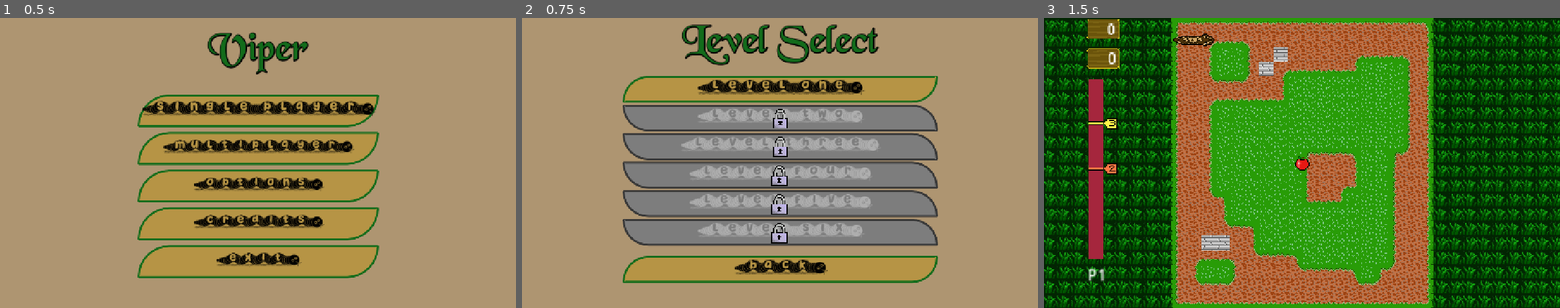
Above: before the commit, frames 1-3 (left to right).
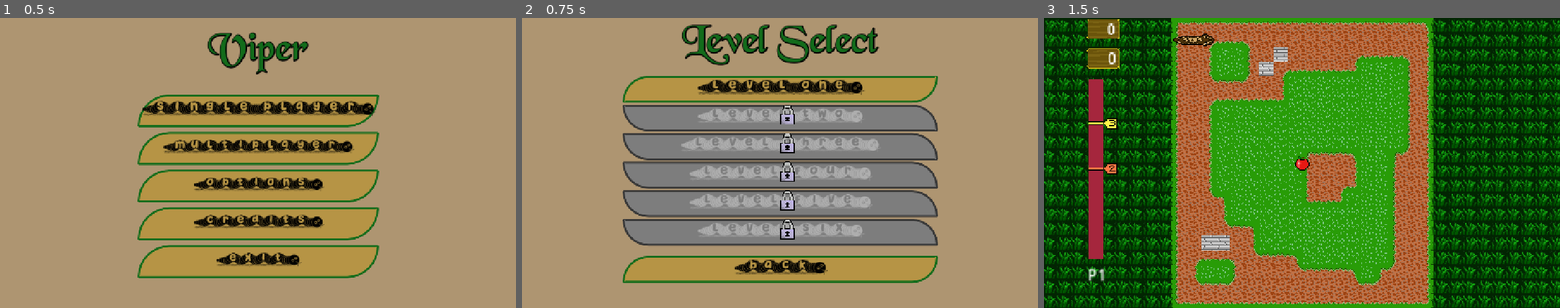
Above: after the commit, the same moments.

Repository: B-nce/Snake
Game: Godot game, scene res://scenes/main_menu_scene/main_menu.tscn
Same seed, same stepped clock (60 frames per second), same inputs: the game is played once before the commit and once after it.
Inputs:
- Up to frame 1 (0.5 s): no input
- Up to frame 2 (0.75 s): click "(Single Player)" at 0.5 s
- Up to frame 3 (1.5 s): click "(Level one)" at 1.25 s

Frame 1 is identical in both runs. In frame 2, 1.1% of the frame differs, in the area x 48-53%, y 30-78%; in frame 3, nothing differs.

Commit message:
level select part

Diff:
--- a/snake/constants.gd
+++ b/snake/constants.gd
@@ -28,6 +28,7 @@
 const DATA_SELECTED_SKIN_PATH_2: StringName = "selected_skin_path_2"
 const DATA_SELECTED_SKIN_PATH_3: StringName = "selected_skin_path_3"
 const DATA_SELECTED_SKIN_PATH_4: StringName = "selected_skin_path_4"
+const DATA_LVL: StringName = "lvl"
 const DATA_LVL_1: StringName = "lvl1"
 const DATA_LVL_2: StringName = "lvl2"
 const DATA_LVL_3: StringName = "lvl3"
@@ -39,6 +40,7 @@
 const LVL_4_PREREQUISITE: int = 70
 const LVL_5_PREREQUISITE: int = 90
 const LVL_6_PREREQUISITE: int = 150
+const LVL_PREREQUISITES: Dictionary = {DATA_LVL_2:50,DATA_LVL_3:60,DATA_LVL_4:70,DATA_LVL_5:90,DATA_LVL_6:150}
 const ALBINO_BALL_PYTHON_PREREQUISITE: int = 40
 const ALBINO_BOA_PREREQUISITE: int = 60
 const ALBINO_BURMESE_PYTHON_PREREQUISITE: int = 50
--- a/snake/scenes/level_4/level_4.tscn
+++ b/snake/scenes/level_4/level_4.tscn
@@ -7,16 +7,16 @@
 [node name="Level" parent="." instance=ExtResource("1_5ixg2")]
 level_name = "lvl4"
 
-[node name="Background" parent="Level" index="1"]
+[node name="Background" parent="Level" index="4"]
 tile_map_data = PackedByteArray("AAD//wAAAgAAAAEAAAD+/wEAAgAAAAEAAAD+/wIAAgAAAAEAAAD9/wIAAgAAAAEAAAD8/wMAAgAAAAEAAAD8/w …(13680 unchanged characters)…
 
-[node name="Floor" parent="Level" index="2"]
+[node name="Floor" parent="Level" index="5"]
 tile_map_data = PackedByteArray("AAAAAAAABgAAAAAAAAAAAAEABgAAAAAAAAABAAAABgAAAAAAAAABAAEABgAAAAAAAAACAAAABgAAAAAAAAACAA …(5680 unchanged characters)…
 
-[node name="Wall" parent="Level" index="3"]
+[node name="Wall" parent="Level" index="6"]
 tile_map_data = PackedByteArray("AAAGAAQAAAAGAAAAAAAHAAQAAAAGAAAAAAAIAAQAAAAGAAAAAAAJAAQAAAAGAAAAAAAKAAQAAAAGAAAAAAALAA …(208 unchanged characters)…
 
-[node name="Grass" parent="Level" index="4"]
+[node name="Grass" parent="Level" index="7"]
 texture_filter = 1
 tile_map_data = PackedByteArray("AADr/wAABQAAAAAAAADr/wEABQAAAAAAAADr/wIABQAAAAAAAADr/wMABQAAAAAAAADr/wQABQAAAAAAAADr/w …(13680 unchanged characters)…
 
--- a/snake/scenes/level_5/level_5.tscn
+++ b/snake/scenes/level_5/level_5.tscn
@@ -7,16 +7,16 @@
 [node name="Level" parent="." instance=ExtResource("1_u38ja")]
 level_name = "lvl5"
 
-[node name="Background" parent="Level" index="1"]
+[node name="Background" parent="Level" index="4"]
 tile_map_data = PackedByteArray("AAASAAAABQABAAEAAAASAAEABQABAAEAAAASAAIABQABAAEAAAASAAMABQABAAEAAAASAAQABQABAAEAAAASAA …(15600 unchanged characters)…
 
-[node name="Floor" parent="Level" index="2"]
+[node name="Floor" parent="Level" index="5"]
 tile_map_data = PackedByteArray("AAAAAAAABQADAAAAAAAAAAEABQADAAEAAAAAAAIABQADAAEAAAAAAAMABQADAAEAAAAAAAQABQADAAEAAAAAAA …(5680 unchanged characters)…
 
-[node name="Wall" parent="Level" index="3"]
+[node name="Wall" parent="Level" index="6"]
 tile_map_data = PackedByteArray("AAAHAAMAAQAGAAAAAAAIAAMAAQAGAAAAAAAJAAMAAQAGAAAAAAAPAAkAAQAGAAAAAAAKAAMAAQAGAAAAAAACAA …(336 unchanged characters)…
 
-[node name="Grass" parent="Level" index="4"]
+[node name="Grass" parent="Level" index="7"]
 tile_map_data = PackedByteArray("AADn/wAABAAAAAAAAADn/wEABAAAAAAAAADn/wIABAAAAAAAAADn/wMABAAAAAAAAADn/wQABAAAAAAAAADn/w …(15600 unchanged characters)…
 
 [editable path="Level"]
--- a/snake/scenes/level_select/level_select.gd
+++ b/snake/scenes/level_select/level_select.gd
@@ -4,11 +4,7 @@
 func _ready() -> void:
 	if Global.number_of_players > 1:
 		return
-	set_level_2_disability()
-	set_level_3_disability()
-	set_level_4_disability()
-	set_level_5_disability()
-	set_level_6_disability()
+	set_level_disability()
 
 
 func _on_back_button_pressed() -> void:
@@ -43,51 +39,24 @@
 func _on_level_6_button_pressed() -> void:
 	Global.previous_scene_paths.push_front(self.scene_file_path)
 	get_tree().change_scene_to_file("res://scenes/level_6/level_6.tscn")
-func set_level_2_disability() -> void:
-	if Global.get_high_score(Constants.DATA_LVL_1) >= Constants.LVL_2_PREREQUISITE:
-		%Level2Button.disabled = false
-		%Level2Button.tooltip_text = ""
-	else:
-		%Level2Button.tooltip_text = "To unlock get a high score of at least 50 on level 1."
-		%Level2Button.disabled = true
-		%Level2Lock.visible = true
 
 
-func set_level_3_disability() -> void:
-	if Global.get_high_score(Constants.DATA_LVL_2) >= Constants.LVL_3_PREREQUISITE:
-		%Level3Button.disabled = false
-		%Level3Button.tooltip_text = ""
-	else:
-		%Level3Button.tooltip_text = "To unlock get a high score of at least 60 on level 2."
-		%Level3Button.disabled = true
-		%Level3Lock.visible = true
-
-
-func set_level_4_disability() -> void:
-	if Global.get_high_score(Constants.DATA_LVL_4) >= Constants.LVL_4_PREREQUISITE:
-		%Level4Button.disabled = false
-		%Level4Button.tooltip_text = ""
-	else:
-		%Level4Button.tooltip_text = "To unlock get a high score of at least 70 on level 3."
-		%Level4Button.disabled = true
-		%Level4Lock.visible = true
-
-
-func set_level_5_disability() -> void:
-	if Global.get_high_score(Constants.DATA_LVL_5) >= Constants.LVL_5_PREREQUISITE:
-		%Level5Button.disabled = false
-		%Level5Button.tooltip_text = ""
-	else:
-		%Level5Button.tooltip_text = "To unlock get a high score of at least 90 on level 4."
-		%Level5Button.disabled = true
-		%Level5Lock.visible = true
-
-
-func set_level_6_disability() -> void:
-	if Global.get_high_score(Constants.DATA_LVL_6) >= Constants.LVL_6_PREREQUISITE:
-		%Level6Button.disabled = false
-		%Level6Button.tooltip_text = ""
-	else:
-		%Level6Button.tooltip_text = "To unlock get a high score of at least 150 on level 5."
-		%Level6Button.disabled = true
-		%Level6Lock.visible = true
+func set_level_disability() -> void:
+	if Global.number_of_players > 1:
+		return
+	var lock_texture = load("res://assets/sprites/lock.png")
+	var levels = %LevelContainer.get_children()
+	print(levels)
+	for i in range(0,levels.size()-1):
+		if Constants.LVL_PREREQUISITES[Constants.DATA_LVL + str(i + 2)] <= Global.get_high_score(Constants.DATA_LVL + str(i + 1)):
+			levels[i+1].tooltip_text = ""
+		else:
+			var texture_rect: TextureRect = TextureRect.new()
+			texture_rect.texture = lock_texture
+			levels[i+1].add_child(texture_rect)
+			texture_rect.set_anchors_preset(Control.PRESET_CENTER_TOP, true)
+			texture_rect.scale.x = 2
+			texture_rect.scale.y = 2
+			texture_rect.texture_filter = CanvasItem.TEXTURE_FILTER_NEAREST
+			levels[i+1].disabled = true
+			levels[i+1].tooltip_text = "To unlock get a high score of at least " + str(Constants.LVL_PREREQUISITES[Constants.DATA_LVL + str(i + 2)]) + " on level " + str(i + 1)
--- a/snake/scenes/level_select/level_select.tscn
+++ b/snake/scenes/level_select/level_select.tscn
@@ -1,9 +1,8 @@
-[gd_scene load_steps=10 format=3 uid="uid://bddu0odjfnm0e"]
+[gd_scene load_steps=9 format=3 uid="uid://bddu0odjfnm0e"]
 
 [ext_resource type="FontFile" uid="uid://cm40i6mvl1t3e" path="res://fonts/snake_business.ttf" id="1_t5gxd"]
 [ext_resource type="Script" uid="uid://do50scb6xxk4e" path="res://scenes/level_select/level_select.gd" id="1_vdlig"]
 [ext_resource type="FontFile" uid="uid://cxaq1lpo2t7ho" path="res://fonts/black_charcoal.TTF" id="3_3c84o"]
-[ext_resource type="Texture2D" uid="uid://3x5c8mq5jpni" path="res://assets/sprites/lock.png" id="4_3c84o"]
 [ext_resource type="StyleBox" uid="uid://bqmtewd53t0v6" path="res://styles/disabled_button.tres" id="4_7g617"]
 
 [sub_resource type="StyleBoxFlat" id="StyleBoxFlat_4ek2u"]
@@ -87,13 +86,11 @@
 theme_override_constants/separation = 25
 metadata/_edit_use_anchors_ = true
 
-[node name="VBoxContainer" type="VBoxContainer" parent="VBoxContainer"]
-layout_mode = 2
-
-[node name="MarginContainer3" type="MarginContainer" parent="VBoxContainer/VBoxContainer"]
-layout_mode = 2
-
-[node name="Level1Button" type="Button" parent="VBoxContainer/VBoxContainer/MarginContainer3"]
+[node name="LevelContainer" type="VBoxContainer" parent="VBoxContainer"]
+unique_name_in_owner = true
+layout_mode = 2
+
+[node name="Level1Button" type="Button" parent="VBoxContainer/LevelContainer"]
 layout_mode = 2
 size_flags_vertical = 3
 focus_mode = 0
@@ -108,10 +105,7 @@
 theme_override_styles/normal = SubResource("StyleBoxFlat_3c84o")
 text = "(Level one)"
 
-[node name="MarginContainer" type="MarginContainer" parent="VBoxContainer/VBoxContainer"]
-layout_mode = 2
-
-[node name="Level2Button" type="Button" parent="VBoxContainer/VBoxContainer/MarginContainer"]
+[node name="Level2Button" type="Button" parent="VBoxContainer/LevelContainer"]
 unique_name_in_owner = true
 layout_mode = 2
 size_flags_vertical = 3
@@ -129,29 +123,7 @@
 theme_override_styles/normal = SubResource("StyleBoxFlat_3c84o")
 text = "(Level two)"
 
-[node name="Level2Lock" type="TextureRect" parent="VBoxContainer/VBoxContainer/MarginContainer/Level2Button"]
-unique_name_in_owner = true
-visible = false
-texture_filter = 1
-layout_mode = 1
-anchors_preset = -1
-anchor_left = 0.497442
-anchor_top = 0.454545
-anchor_right = 0.497442
-anchor_bottom = 0.606061
-offset_left = -15.9997
-offset_top = -20.0
-offset_right = 20.0003
-offset_bottom = 20.0
-grow_horizontal = 2
-grow_vertical = 2
-texture = ExtResource("4_3c84o")
-expand_mode = 4
-
-[node name="MarginContainer2" type="MarginContainer" parent="VBoxContainer/VBoxContainer"]
-layout_mode = 2
-
-[node name="Level3Button" type="Button" parent="VBoxContainer/VBoxContainer/MarginContainer2"]
+[node name="Level3Button" type="Button" parent="VBoxContainer/LevelContainer"]
 unique_name_in_owner = true
 layout_mode = 2
 size_flags_vertical = 3
@@ -169,29 +141,7 @@
 theme_override_styles/normal = SubResource("StyleBoxFlat_3c84o")
 text = "(Level three)"
 
-[node name="Level3Lock" type="TextureRect" parent="VBoxContainer/VBoxContainer/MarginContainer2/Level3Button"]
-unique_name_in_owner = true
-visible = false
-texture_filter = 1
-layout_mode = 1
-anchors_preset = -1
-anchor_left = 0.5
-anchor_top = 0.5
-anchor_right = 0.5
-anchor_bottom = 0.5
-offset_left = -18.0
-offset_top = -25.0
-offset_right = 18.0
-offset_bottom = 25.0
-grow_horizontal = 2
-grow_vertical = 2
-texture = ExtResource("4_3c84o")
-metadata/_edit_use_anchors_ = true
-
-[node name="MarginContainer4" type="MarginContainer" parent="VBoxContainer/VBoxContainer"]
-layout_mode = 2
-
-[node name="Level4Button" type="Button" parent="VBoxContainer/VBoxContainer/MarginContainer4"]
+[node name="Level4Button" type="Button" parent="VBoxContainer/LevelContainer"]
 unique_name_in_owner = true
 layout_mode = 2
 size_flags_vertical = 3
@@ -209,30 +159,7 @@
 theme_override_styles/normal = SubResource("StyleBoxFlat_3c84o")
 text = "(Level four)"
 
-[node name="Level4Lock" type="TextureRect" parent="VBoxContainer/VBoxContainer/MarginContainer4/Level4Button"]
-unique_name_in_owner = true
-visible = false
-texture_filter = 1
-layout_mode = 1
-anchors_preset = -1
-anchor_left = 0.497442
-anchor_top = 0.454545
-anchor_right = 0.497442
-anchor_bottom = 0.606061
-offset_left = -20.0
-offset_top = -20.0
-offset_right = 20.0
-offset_bottom = 20.0
-grow_horizontal = 2
-grow_vertical = 2
-texture = ExtResource("4_3c84o")
-expand_mode = 4
-metadata/_edit_use_anchors_ = true
-
-[node name="MarginContainer5" type="MarginContainer" parent="VBoxContainer/VBoxContainer"]
-layout_mode = 2
-
-[node name="Level5Button" type="Button" parent="VBoxContainer/VBoxContainer/MarginContainer5"]
+[node name="Level5Button" type="Button" parent="VBoxContainer/LevelContainer"]
 unique_name_in_owner = true
 layout_mode = 2
 size_flags_vertical = 3
@@ -250,30 +177,7 @@
 theme_override_styles/normal = SubResource("StyleBoxFlat_3c84o")
 text = "(Level five)"
 
-[node name="Level5Lock" type="TextureRect" parent="VBoxContainer/VBoxContainer/MarginContainer5/Level5Button"]
-unique_name_in_owner = true
-visible = false
-texture_filter = 1
-layout_mode = 1
-anchors_preset = -1
-anchor_left = 0.497442
-anchor_top = 0.454545
-anchor_right = 0.497442
-anchor_bottom = 0.606061
-offset_left = -20.0
-offset_top = -20.0
-offset_right = 20.0
-offset_bottom = 20.0
-grow_horizontal = 2
-grow_vertical = 2
-texture = ExtResource("4_3c84o")
-expand_mode = 4
-metadata/_edit_use_anchors_ = true
-
-[node name="MarginContainer6" type="MarginContainer" parent="VBoxContainer/VBoxContainer"]
-layout_mode = 2
-
-[node name="Level6Button" type="Button" parent="VBoxContainer/VBoxContainer/MarginContainer6"]
+[node name="Level6Button" type="Button" parent="VBoxContainer/LevelContainer"]
 unique_name_in_owner = true
 layout_mode = 2
 size_flags_vertical = 3
@@ -290,26 +194,6 @@
 theme_override_styles/normal = SubResource("StyleBoxFlat_3c84o")
 text = "(Level six)"
 
-[node name="Level6Lock" type="TextureRect" parent="VBoxContainer/VBoxContainer/MarginContainer6/Level6Button"]
-unique_name_in_owner = true
-visible = false
-texture_filter = 1
-layout_mode = 1
-anchors_preset = -1
-anchor_left = 0.497442
-anchor_top = 0.454545
-anchor_right = 0.497442
-anchor_bottom = 0.606061
-offset_left = -20.0
-offset_top = -20.0
-offset_right = 20.0
-offset_bottom = 20.0
-grow_horizontal = 2
-grow_vertical = 2
-texture = ExtResource("4_3c84o")
-expand_mode = 4
-metadata/_edit_use_anchors_ = true
-
 [node name="MarginContainer2" type="MarginContainer" parent="VBoxContainer"]
 layout_mode = 2
 theme = SubResource("Theme_vdlig")
@@ -329,10 +213,10 @@
 theme_override_styles/normal = SubResource("StyleBoxFlat_3c84o")
 text = "(back)"
 
-[connection signal="pressed" from="VBoxContainer/VBoxContainer/MarginContainer3/Level1Button" to="." method="_on_level_1_button_pressed"]
-[connection signal="pressed" from="VBoxContainer/VBoxContainer/MarginContainer/Level2Button" to="." method="_on_level_2_button_pressed"]
-[connection signal="pressed" from="VBoxContainer/VBoxContainer/MarginContainer2/Level3Button" to="." method="_on_level_3_button_pressed"]
-[connection signal="pressed" from="VBoxContainer/VBoxContainer/MarginContainer4/Level4Button" to="." method="_on_level_4_button_pressed"]
-[connection signal="pressed" from="VBoxContainer/VBoxContainer/MarginContainer5/Level5Button" to="." method="_on_level_5_button_pressed"]
-[connection signal="pressed" from="VBoxContainer/VBoxContainer/MarginContainer6/Level6Button" to="." method="_on_level_6_button_pressed"]
+[connection signal="pressed" from="VBoxContainer/LevelContainer/Level1Button" to="." method="_on_level_1_button_pressed"]
+[connection signal="pressed" from="VBoxContainer/LevelContainer/Level2Button" to="." method="_on_level_2_button_pressed"]
+[connection signal="pressed" from="VBoxContainer/LevelContainer/Level3Button" to="." method="_on_level_3_button_pressed"]
+[connection signal="pressed" from="VBoxContainer/LevelContainer/Level4Button" to="." method="_on_level_4_button_pressed"]
+[connection signal="pressed" from="VBoxContainer/LevelContainer/Level5Button" to="." method="_on_level_5_button_pressed"]
+[connection signal="pressed" from="VBoxContainer/LevelContainer/Level6Button" to="." method="_on_level_6_button_pressed"]
 [connection signal="pressed" from="VBoxContainer/MarginContainer2/BackButton" to="." method="_on_back_button_pressed"]
